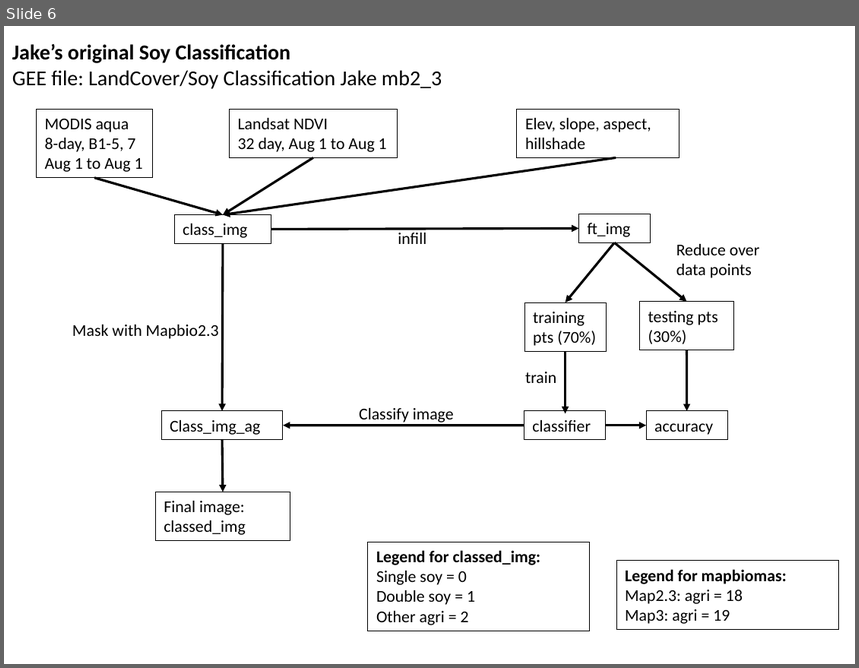
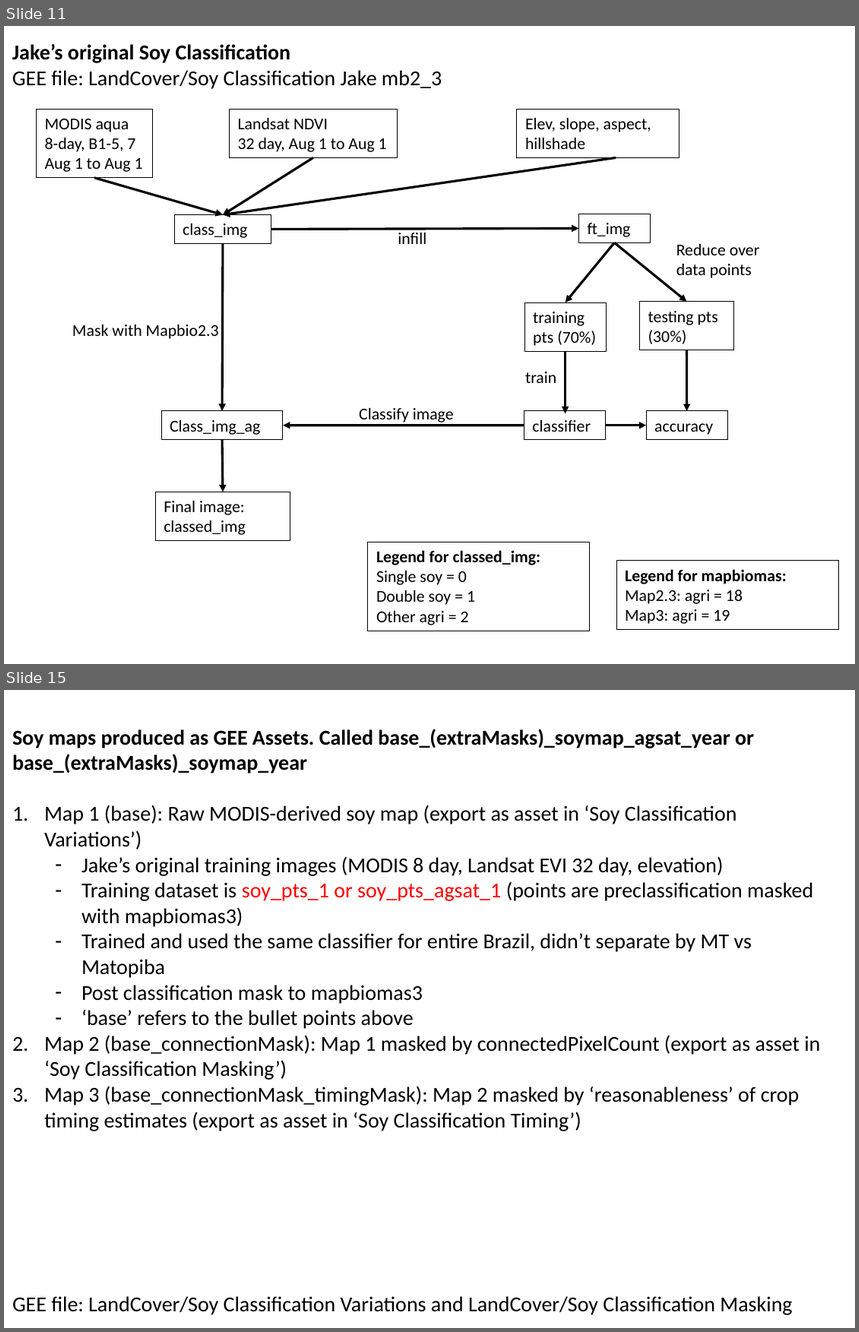
Before and after one commit to minghui-zhang/Meeting, a slide deck: January 19 2019.pptx. Shown one above the other, each under a label of ours: slide 6 before the commit, slides 11 and 15 after it; the slides between them are not shown. The pictures are 859x668 and 859x1332 pixels, drawn with LibreOffice and Linux fonts; fonts in the diff are those of the drawing. Boxes give left, top, right and bottom in pixels: in the first picture for what was removed or moved away, otherwise in the second. Text is boxed around its words. In the diff, an @@ line names an element or a change of style, - is before the commit and + after.

```diff
--- a/January 19 2019.pptx
+++ b/January 19 2019.pptx
@@ slide 15 added at (4,690,855,1328), background #FFFFFF @@
@@ text added at (12,729,820,1132), 18 pt, text #000000 @@
+Soy maps produced as GEE Assets. Called base_(extraMasks)_soymap_agsat_year or base_(extraMasks)_soymap_year
+1. Map 1 (base): Raw MODIS-derived soy map (export as asset in ‘Soy Classification Variations’)
+  – Jake’s original training images (MODIS 8 day, Landsat EVI 32 day, elevation)
+  – Training dataset is soy_pts_1 or soy_pts_agsat_1 (points are preclassification masked with mapbiomas3)
+  – Trained and used the same classifier for entire Brazil, didn’t separate by MT vs Matopiba
+  – Post classification mask to mapbiomas3
+  – ‘base’ refers to the bullet points above
+2. Map 2 (base_connectionMask): Map 1 masked by connectedPixelCount (export as asset in ‘Soy Classification Masking’)
+3. Map 3 (base_connectionMask_timingMask): Map 2 masked by ‘reasonableness’ of crop timing estimates (export as asset in ‘Soy Classification Timing’)
@@ text added at (12,1296,792,1315), 18 pt, text #000000 @@
+GEE file: LandCover/Soy Classification Variations and LandCover/Soy Classification Masking
@@ what was slide 6 is now slide 11 @@
```
Also in this commit, not shown: 4 slides changed, 8 other slides added, 1 slide removed.
